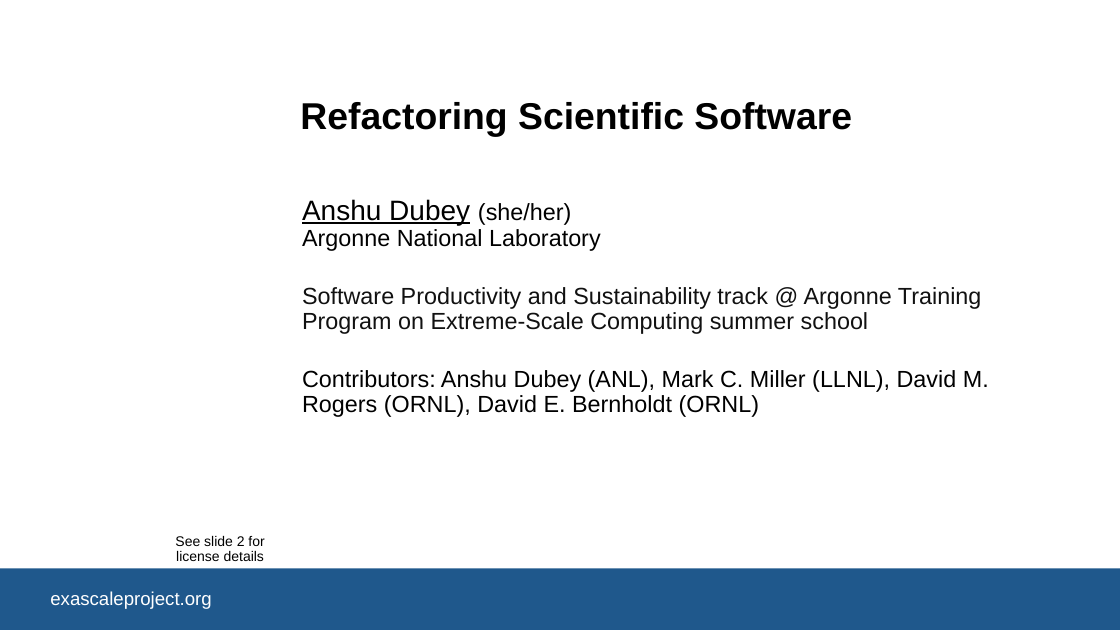
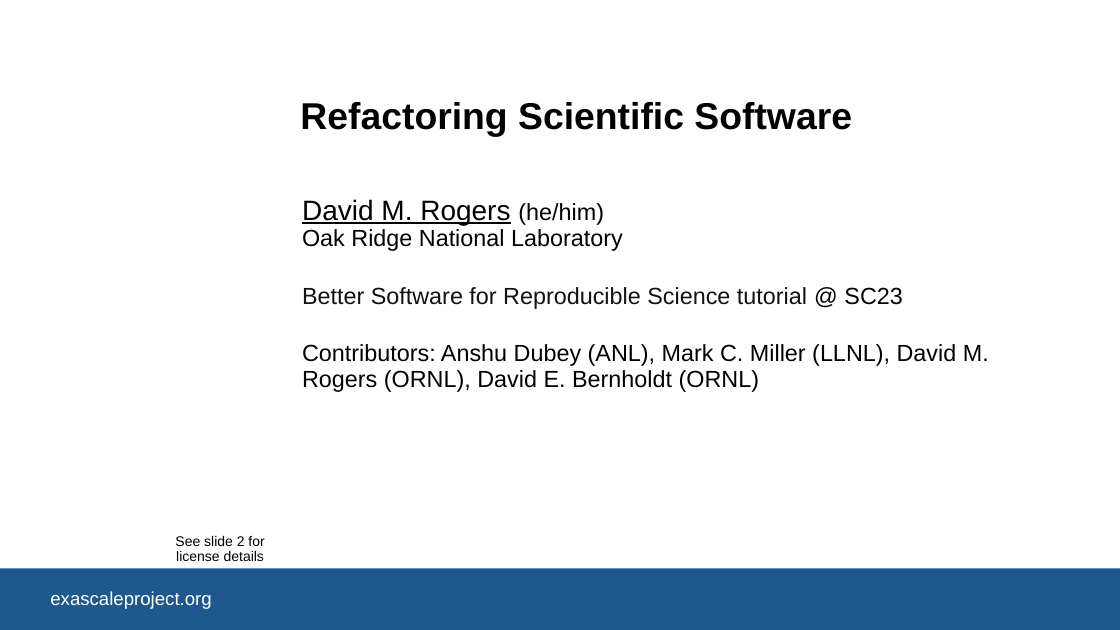
Before and after one commit to bssw-tutorial/presentations, a slide deck: slide 1 of refactoring.pptx. Drawn at 1120x630 pixels with LibreOffice and Linux fonts; fonts in the diff are those of the drawing; background and template pictures are left out. Boxes give left, top, right and bottom in pixels: in the first picture for what was removed or moved away, otherwise in the second. Text is boxed around its words. In the diff, an @@ line names an element or a change of style, - is before the commit and + after.

Commit message:
Updates for SC23 to DavidR's presentations

```diff
--- a/refactoring.pptx
+++ b/refactoring.pptx
@@ subtitle at (302, 199, 902, 309): text changed; text colour #111111 to #000000 @@
-Anshu Dubey (she/her)
-Argonne National Laboratory
-Software Productivity and Sustainability track @ Argonne Training Program on Extreme-Scale Computing summer school
+David M. Rogers (he/him)
+Oak Ridge National Laboratory
+Better Software for Reproducible Science tutorial @ SC23
```
Also in this commit, not shown: 1 other slide changed, 2 other files.
